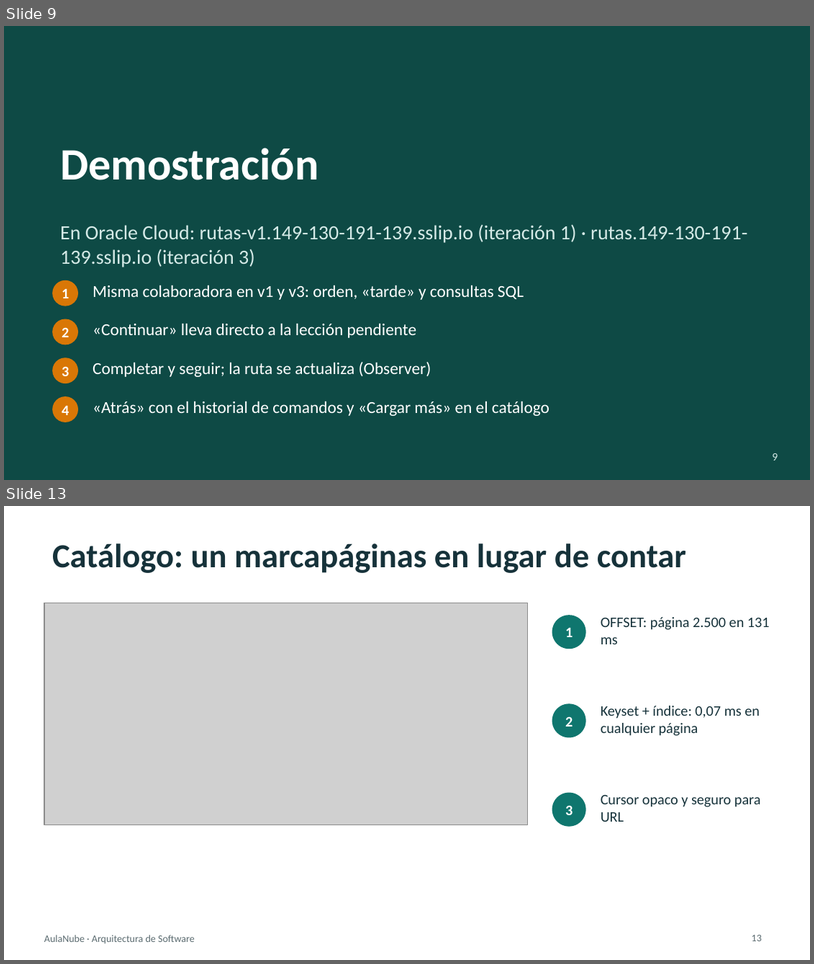
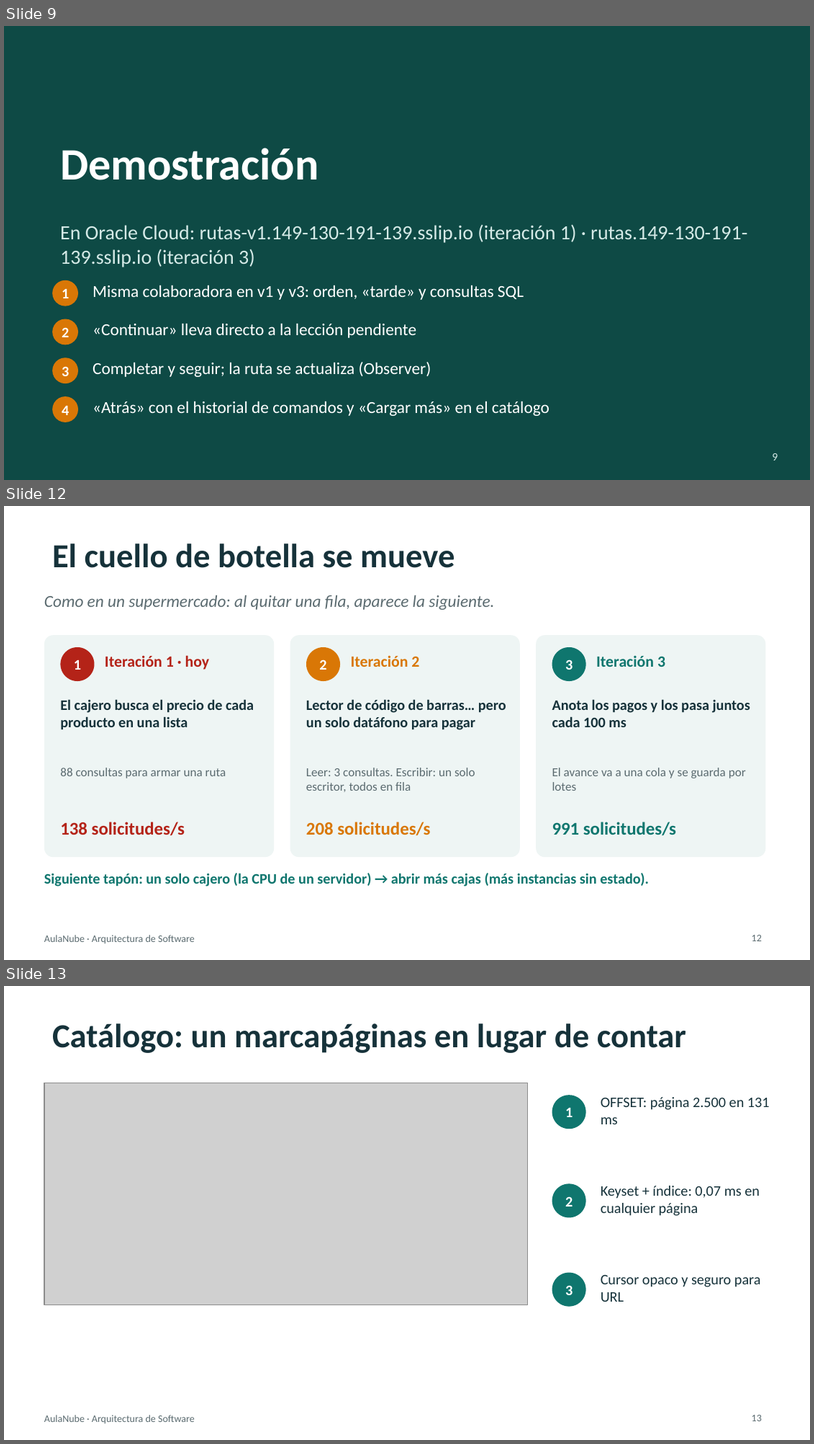
Before and after one commit to augustocco/aulanube-rutas, a slide deck: docs/presentacion/Presentacion-AulaNube-Rutas.pptx. Shown one above the other, each under a label of ours: slides 9 and 13 before the commit, slides 9, 12 and 13 after it; the slides between them are not shown. The pictures are 814x964 and 814x1444 pixels, drawn with LibreOffice and Linux fonts; fonts in the diff are those of the drawing; grey boxes stand for pictures. Boxes give left, top, right and bottom in pixels: in the first picture for what was removed or moved away, otherwise in the second. Text is boxed around its words. In the diff, an @@ line names an element or a change of style, - is before the commit and + after.

```diff
--- a/docs/presentacion/Presentacion-AulaNube-Rutas.pptx
+++ b/docs/presentacion/Presentacion-AulaNube-Rutas.pptx
@@ slide 12 added at [4, 506, 810, 960], background #FFFFFF; not listed: 1 template element that a slide beside it also shows @@
@@ title added at [52, 543, 455, 568], 30 pt, text #16323A, bold @@
+El cuello de botella se mueve
@@ text added at [44, 595, 494, 610], 15 pt, text #5B6B70, italic @@
+Como en un supermercado: al quitar una fila, aparece la siguiente.
@@ rounded rectangle added at [44, 635, 274, 857], fill #EEF5F4 @@
@@ rounded rectangle added at [291, 635, 520, 857], fill #EEF5F4 @@
@@ rounded rectangle added at [536, 635, 766, 857], fill #EEF5F4 @@
@@ ellipse added at [60, 647, 94, 681], fill #B42318 @@
@@ text added at [105, 655, 210, 669], 14 pt, text #B42318, bold @@
+Iteración 1 · hoy
@@ ellipse added at [306, 647, 340, 681], fill #D97706 @@
@@ text added at [351, 655, 419, 667], 14 pt, text #D97706, bold @@
+Iteración 2
@@ ellipse added at [553, 647, 586, 681], fill #0F766E @@
@@ text added at [597, 655, 666, 667], 14 pt, text #0F766E, bold @@
+Iteración 3
@@ text added at [74, 660, 81, 669], 13 pt, text #FFFFFF, bold @@
+1
@@ text added at [319, 659, 327, 669], 13 pt, text #FFFFFF, bold @@
+2
@@ text added at [566, 659, 573, 669], 13 pt, text #FFFFFF, bold @@
+3
@@ text added at [60, 699, 254, 729], 13 pt, text #16323A, bold @@
+El cajero busca el precio de cada producto en una lista
@@ text added at [306, 699, 507, 730], 13 pt, text #16323A, bold @@
+Lector de código de barras… pero un solo datáfono para pagar
@@ text added at [553, 699, 751, 727], 13 pt, text #16323A, bold @@
+Anota los pagos y los pasa juntos cada 100 ms
@@ text added at [60, 767, 226, 778], 11 pt, text #5B6B70 @@
+88 consultas para armar una ruta
@@ text added at [306, 767, 476, 792], 11 pt, text #5B6B70 @@
+Leer: 3 consultas. Escribir: un solo escritor, todos en fila
@@ text added at [553, 767, 746, 790], 11 pt, text #5B6B70 @@
+El avance va a una cola y se guarda por lotes
@@ text added at [60, 821, 185, 835], 16 pt, text #B42318, bold @@
+138 solicitudes/s
@@ text added at [306, 821, 430, 835], 16 pt, text #D97706, bold @@
+208 solicitudes/s
@@ text added at [553, 821, 676, 835], 16 pt, text #0F766E, bold @@
+991 solicitudes/s
@@ text added at [44, 872, 649, 886], 13 pt, text #0F766E, bold @@
+Siguiente tapón: un solo cajero (la CPU de un servidor) → abrir más cajas (más instancias sin estado).
@@ page number added at [752, 934, 762, 941], 9 pt, text #5B6B70 @@
+12
```
Also in this commit, not shown: 1 slide changed, 2 other slides added, 3 slides removed, 7 other files.
